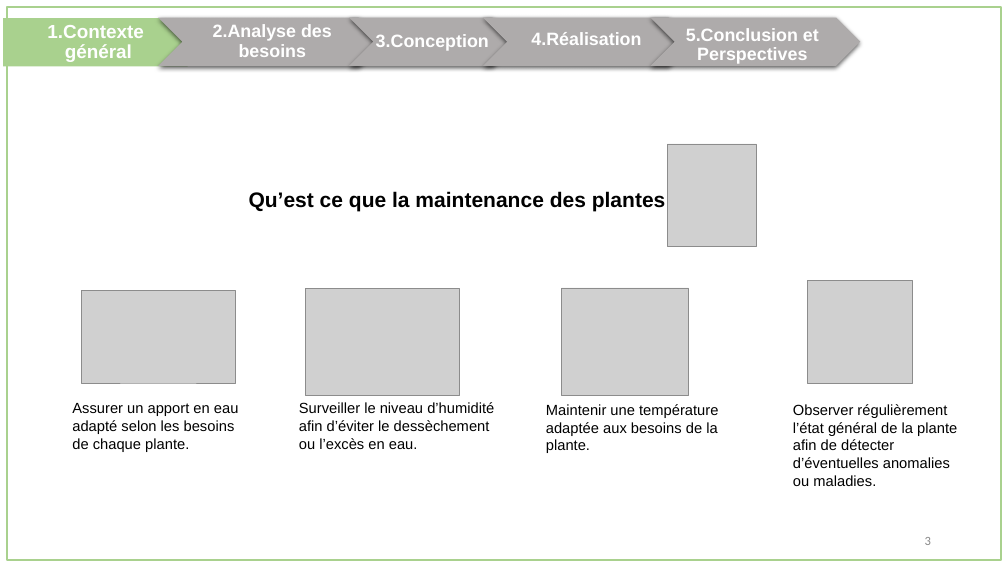
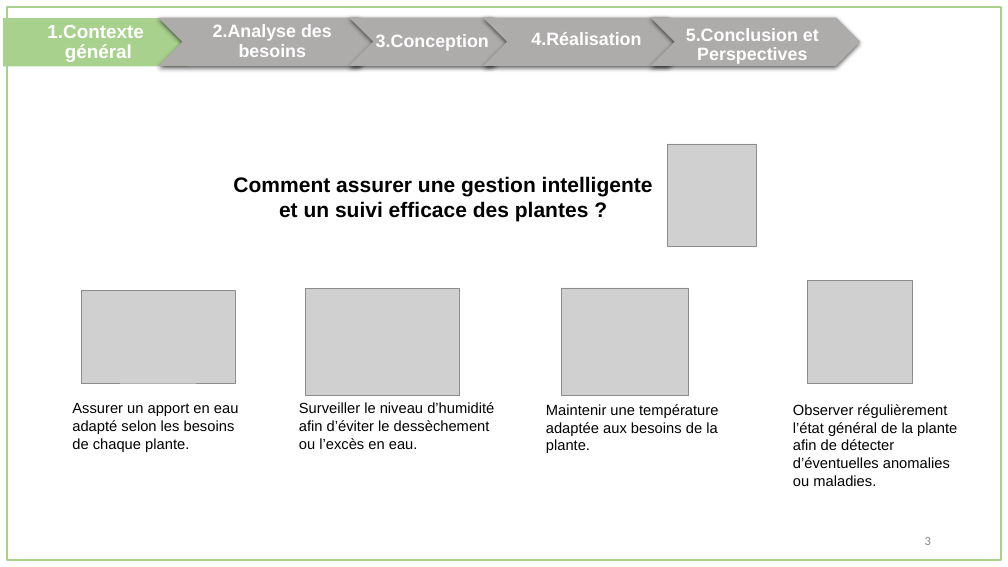
Before and after one commit to oussema1-hub/Rapport-Conception, a slide deck: slide 5 of presentation.pptx. Drawn at 1008x567 pixels with LibreOffice and Linux fonts; fonts in the diff are those of the drawing; grey boxes stand for pictures. Boxes give left, top, right and bottom in pixels: in the first picture for what was removed or moved away, otherwise in the second. Text is boxed around its words. In the diff, an @@ line names an element or a change of style, - is before the commit and + after.

```diff
--- a/presentation.pptx
+++ b/presentation.pptx
@@ text at box(233, 176, 653, 222): text changed @@
-Qu’est ce que la maintenance des plantes
+Comment assurer une gestion intelligente et un suivi efficace des plantes ?
```
Also in this commit, not shown: 12 other slides changed, 6 slides added, 11 other files.
